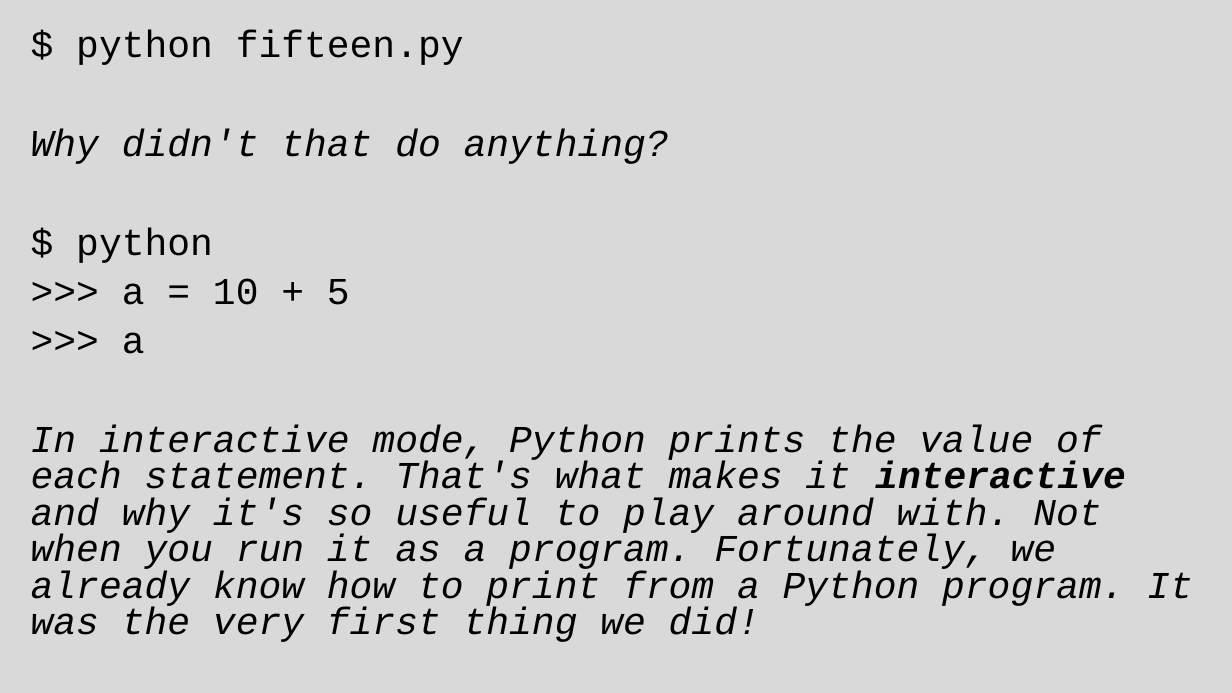
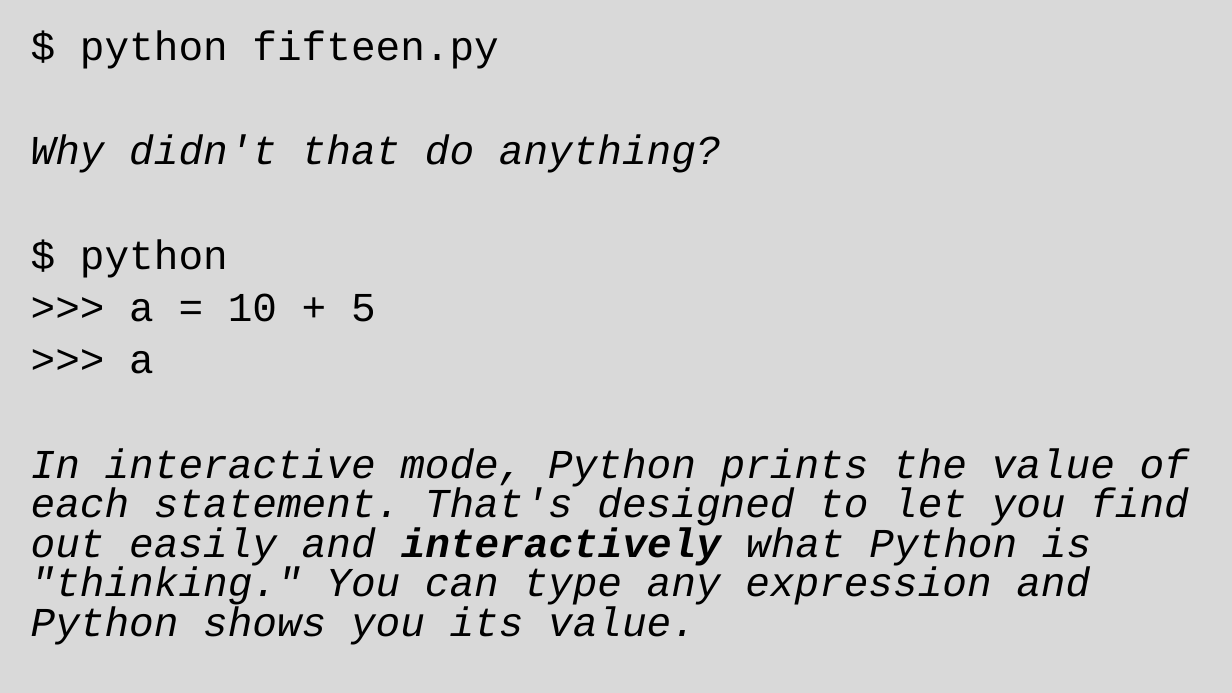
Before and after one commit to grimmelm/ctech404, a slide deck: slide 100 of ctech401/CTECH401_Combined-Slides.pptx (slide 99 before the commit). Drawn at 1232x693 pixels with LibreOffice and Linux fonts; fonts in the diff are those of the drawing. Boxes give left, top, right and bottom in pixels: in the first picture for what was removed or moved away, otherwise in the second. Text is boxed around its words. In the diff, an @@ line names an element or a change of style, - is before the commit and + after.

```diff
--- a/ctech401/CTECH401_Combined-Slides.pptx
+++ b/ctech401/CTECH401_Combined-Slides.pptx
@@ text at <box>31,30,721,374</box>: size 29.6 to 32 pt in "$ python fifteen.py", "Why didn't that do anything?", "$ python", ">>> a = 10 + 5" and 1 more places @@
@@ text at <box>31,448,1189,645</box>: text changed; size 29.6 to 32 pt @@
-In interactive mode, Python prints the value of each statement. That's what makes it interactive and why it's so useful to play around with. Not when you run it as a program. Fortunately, we already know how to print from a Python program. It was the very first thing we did!
+In interactive mode, Python prints the value of each statement. That's designed to let you find out easily and interactively what Python is "thinking." You can type any expression and Python shows you its value.
```
Also in this commit, not shown: 4 other slides changed, 6 slides added.
